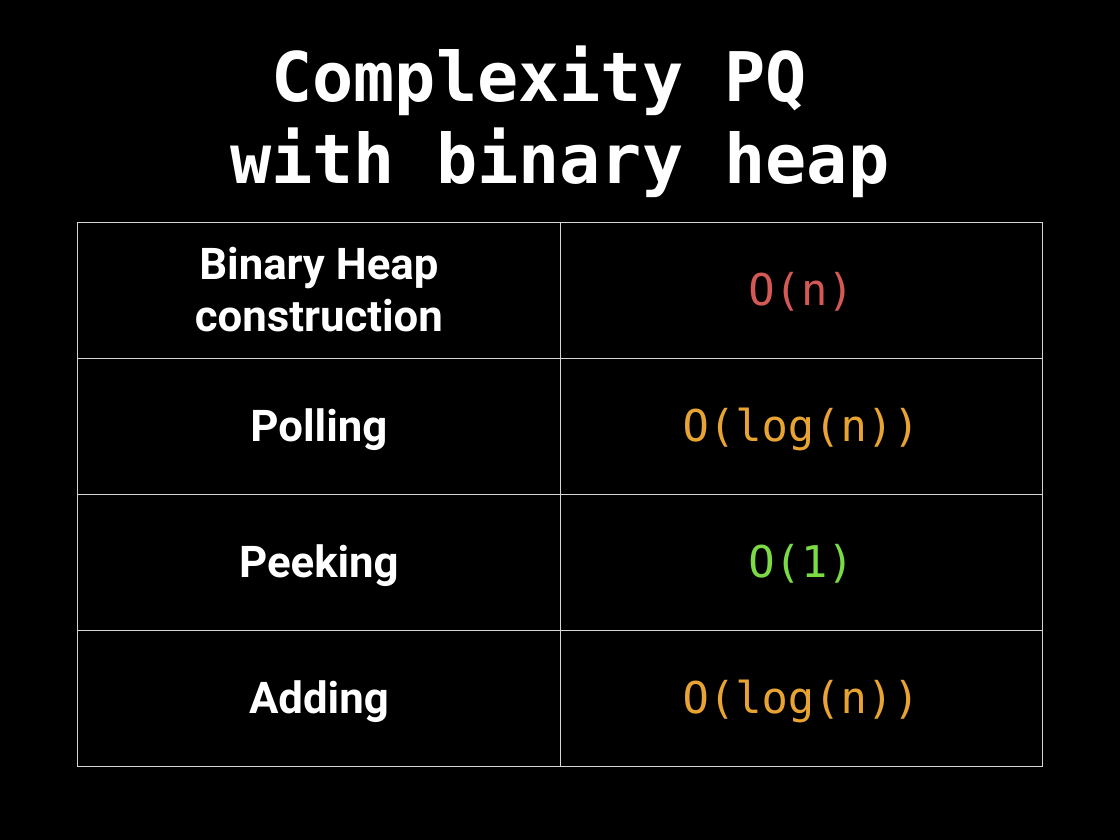
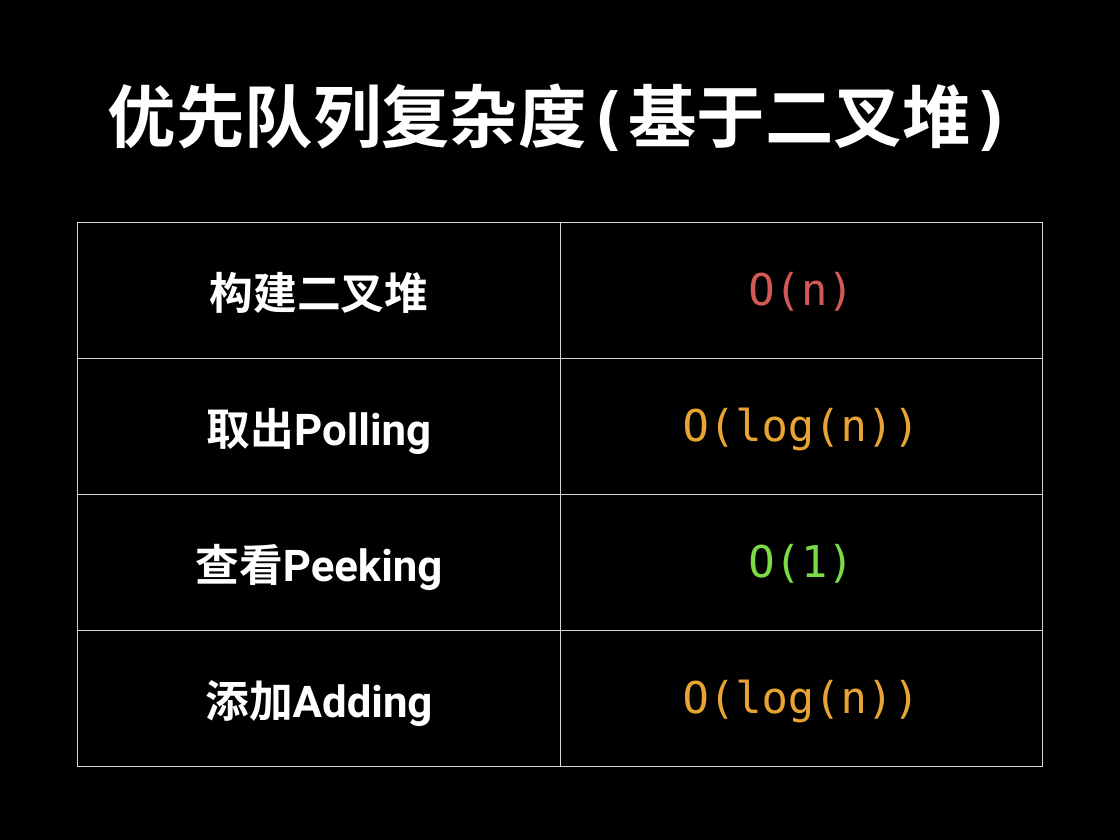
Before and after one commit to spring2go/Algorithms, a slide deck: slide 38 of slides/datastructures/priorityqueue/PriorityQueue.pptx. Drawn at 1120x840 pixels with LibreOffice and Linux fonts; fonts in the diff are those of the drawing. Boxes give left, top, right and bottom in pixels: in the first picture for what was removed or moved away, otherwise in the second. Text is boxed around its words. In the diff, an @@ line names an element or a change of style, - is before the commit and + after.

```diff
--- a/slides/datastructures/priorityqueue/PriorityQueue.pptx
+++ b/slides/datastructures/priorityqueue/PriorityQueue.pptx
@@ title at [108,83,1013,151]: text changed @@
-Complexity PQ
-with binary heap
+优先队列复杂度(基于二叉堆)
@@ table at [78,223,1042,766] @@
-row 1, column 1: Binary Heap construction
+row 1, column 1: 构建二叉堆
-row 2, column 1: Polling
+row 2, column 1: 取出Polling
-row 3, column 1: Peeking
+row 3, column 1: 查看Peeking
-row 4, column 1: Adding
+row 4, column 1: 添加Adding
```
Also in this commit, not shown: 154 other slides changed, 3 slides added, 3 slides removed.
